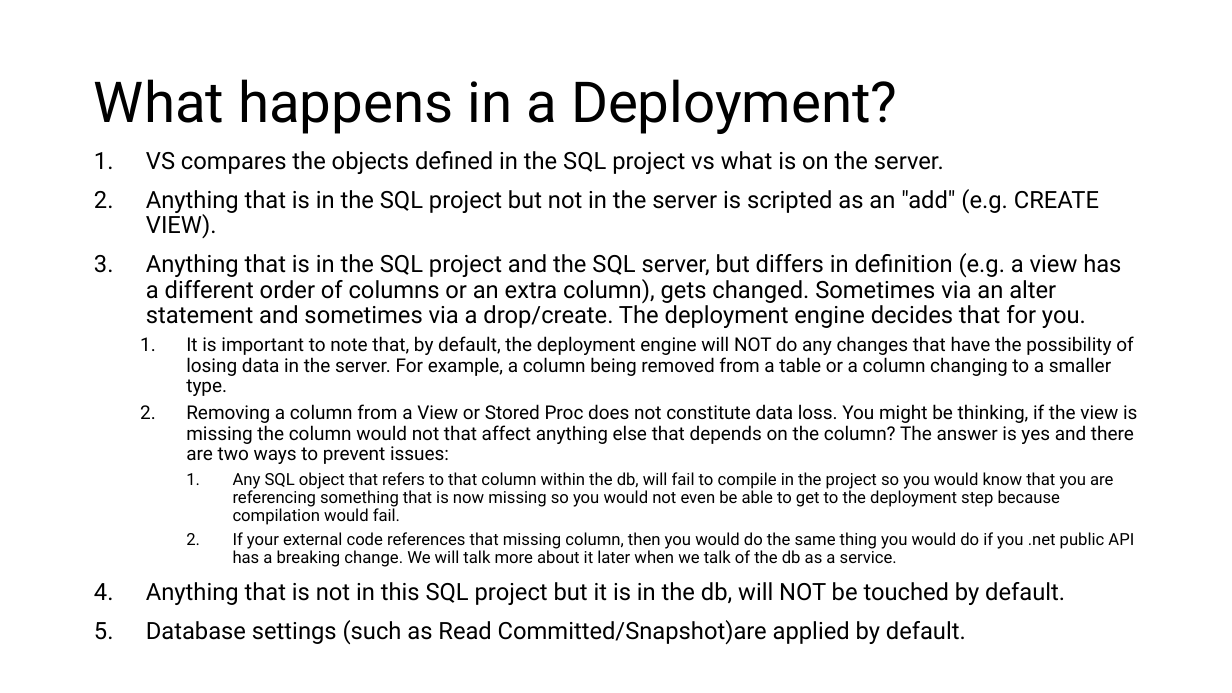
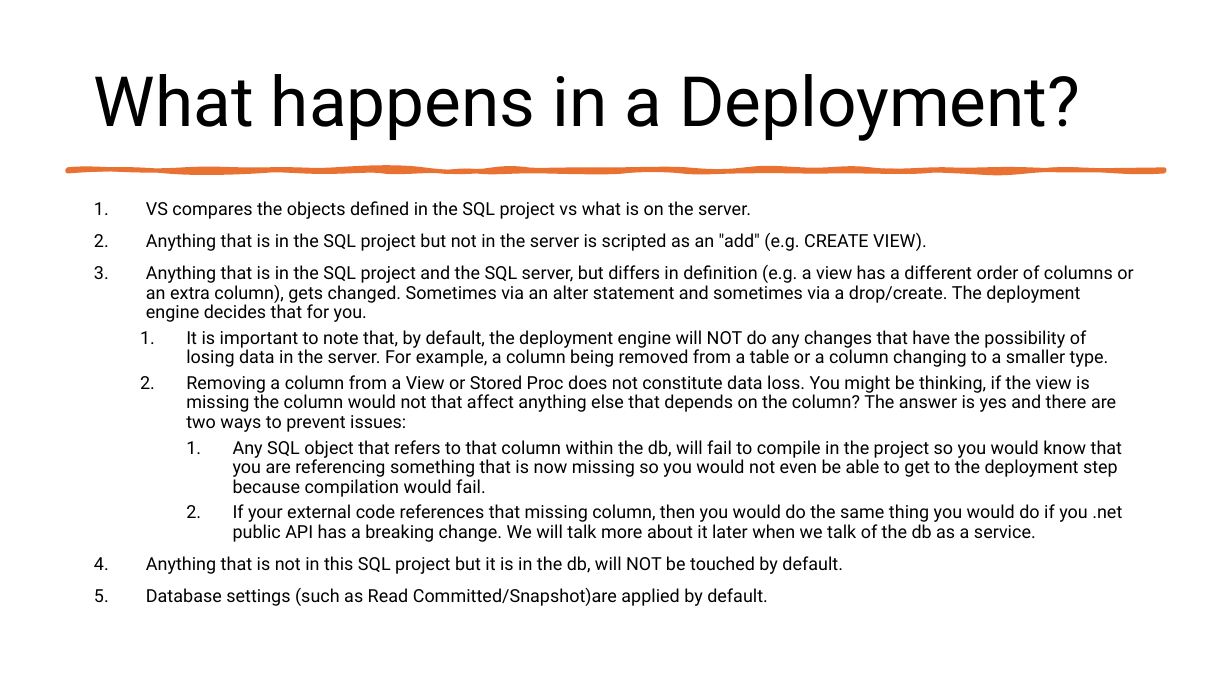
Before and after one commit to TheJuanitoLearnsShow/PodcastsManager, a slide deck: slide 12 of slides/VS sql project.pptx. Drawn at 1232x693 pixels with LibreOffice and Linux fonts; fonts in the diff are those of the drawing; background and template pictures are left out. Boxes give left, top, right and bottom in pixels: in the first picture for what was removed or moved away, otherwise in the second. Text is boxed around its words. In the diff, an @@ line names an element or a change of style, - is before the commit and + after.

```diff
--- a/slides/VS sql project.pptx
+++ b/slides/VS sql project.pptx
@@ title "What happens in a Deployment?" at box(94, 74, 1081, 141): size 44 to 54 pt @@
@@ freeform shape added at box(67, 169, 1165, 171), fill #E97132, outline #E97132 3.25 pt @@
@@ text "VS compares the objects defined ...": place and size @@
-text "VS compares the objects defined ..." at box(146, 151, 1137, 644)
+text "VS compares the objects defined ..." at box(146, 201, 1133, 606)
@@ text "VS compares the objects defined ..." at box(146, 201, 1133, 606): size 18.5 to 14 pt in "VS compares the objects defined in the ...", "Anything that is in the SQL project ...", "Anything that is in the SQL project ...", "Anything that is not in this SQL ..." and 1 more places; size 14.8 to 14 pt in "It is important to note that, by ...", "Removing a column from a View or ..."; size 12.9 to 14 pt in "Any SQL object that refers to that ...", "If your external code references that missing ..." @@
```
Also in this commit, not shown: 14 other slides changed, 1 other file.
